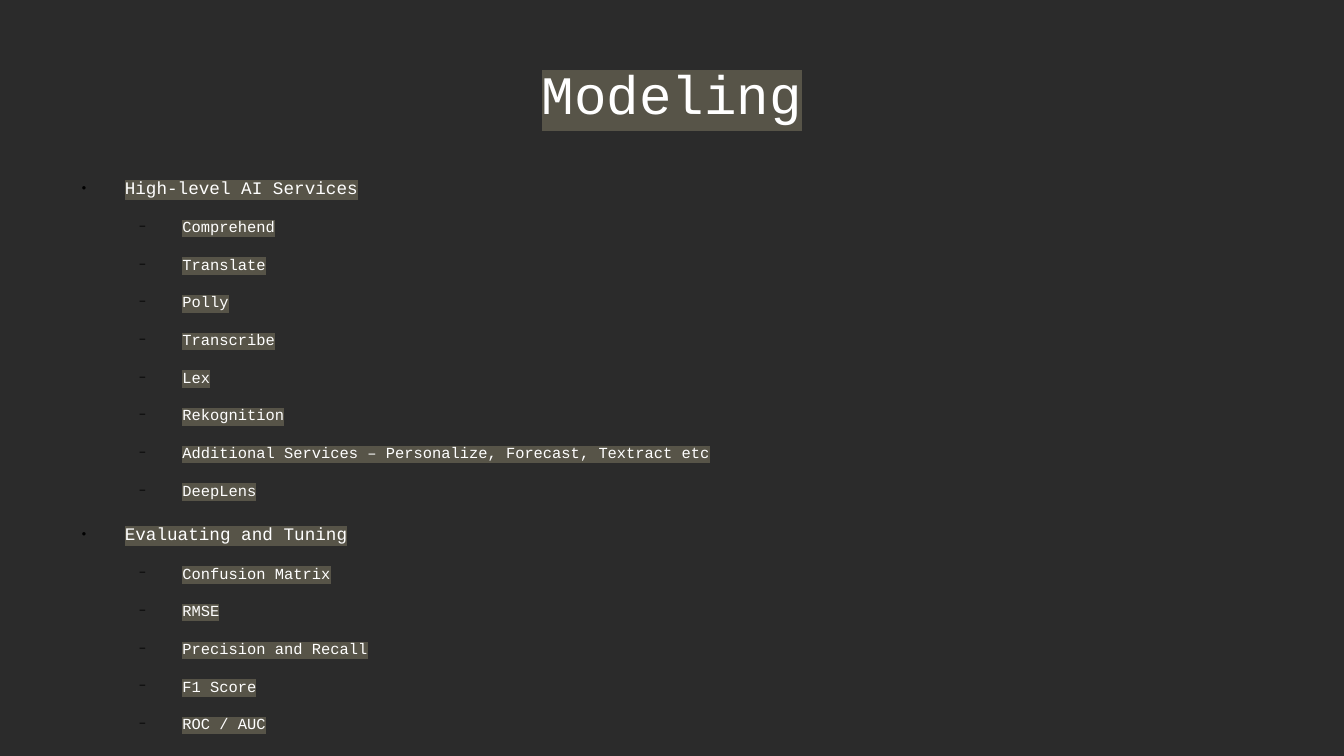
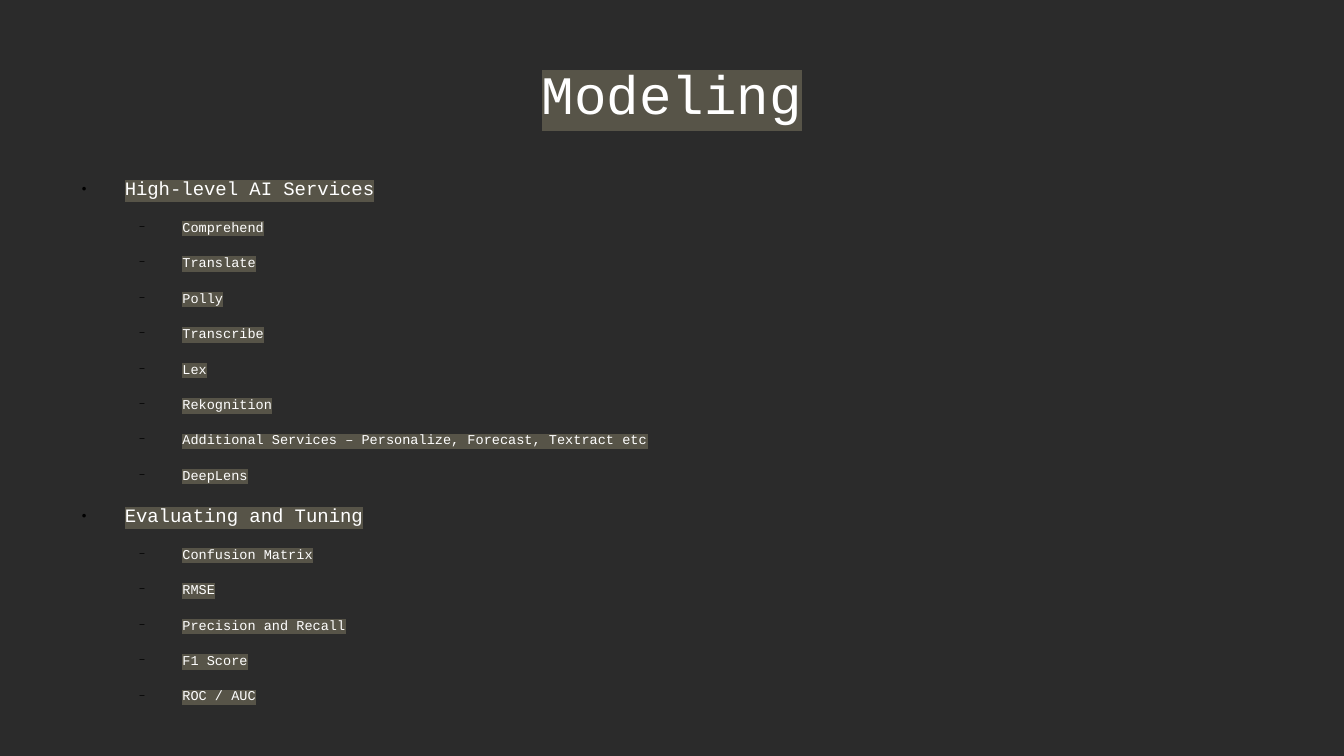
Before and after one commit to Anshul-GH/AWS_ML_Certification, a slide deck: slide 8 of AWS_Certified_ML_Certification_Deck.odp. Drawn at 1344x756 pixels with LibreOffice and Linux fonts; fonts in the diff are those of the drawing; background and template pictures are left out; a plain dark background stands for a picture behind light text. Boxes give left, top, right and bottom in pixels: in the first picture for what was removed or moved away, otherwise in the second. Text is boxed around its words. In the diff, an @@ line names an element or a change of style, - is before the commit and + after.

```diff
--- a/AWS_Certified_ML_Certification_Deck.odp
+++ b/AWS_Certified_ML_Certification_Deck.odp
@@ text "High-level AI Services" at <box>125,182,646,700</box>: size 10.4 to 11.2 pt in "High-level AI Services", "Evaluating and Tuning"; size 9.1 to 8 pt in "Comprehend", "Translate", "Polly", "Transcribe" and 9 more places; less space between paragraphs @@
```
Also in this commit, not shown: 31 other slides changed, 9 slides added, 1 other file.
